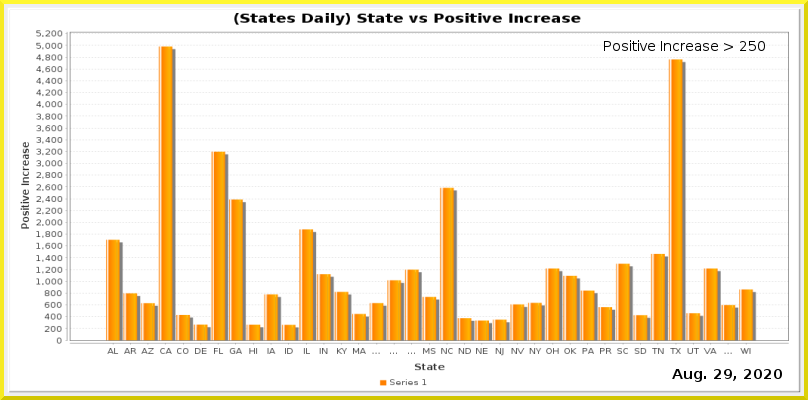
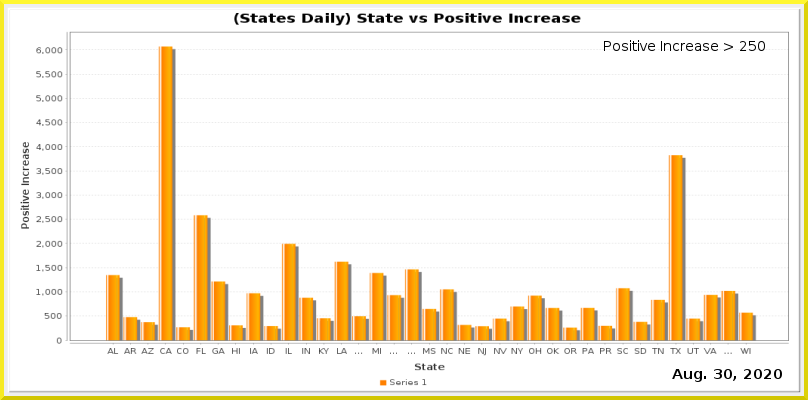
Comparing the layer stacks of the two 808x400 images. Changes:
painted on "Current Date" over [714, 369, 732, 379]
painted on "Date_vs_TestIncrease.png" over [36, 30, 789, 356]
